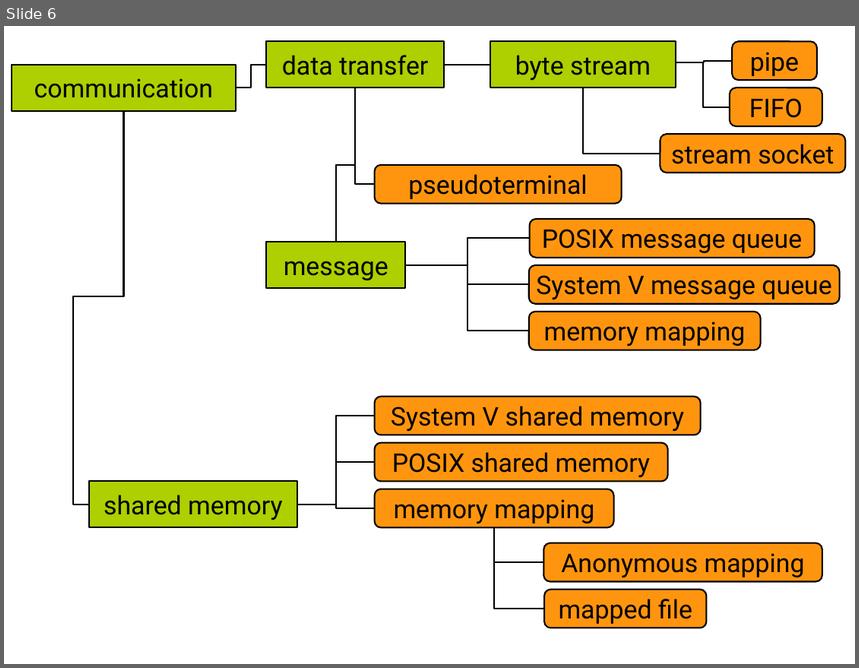
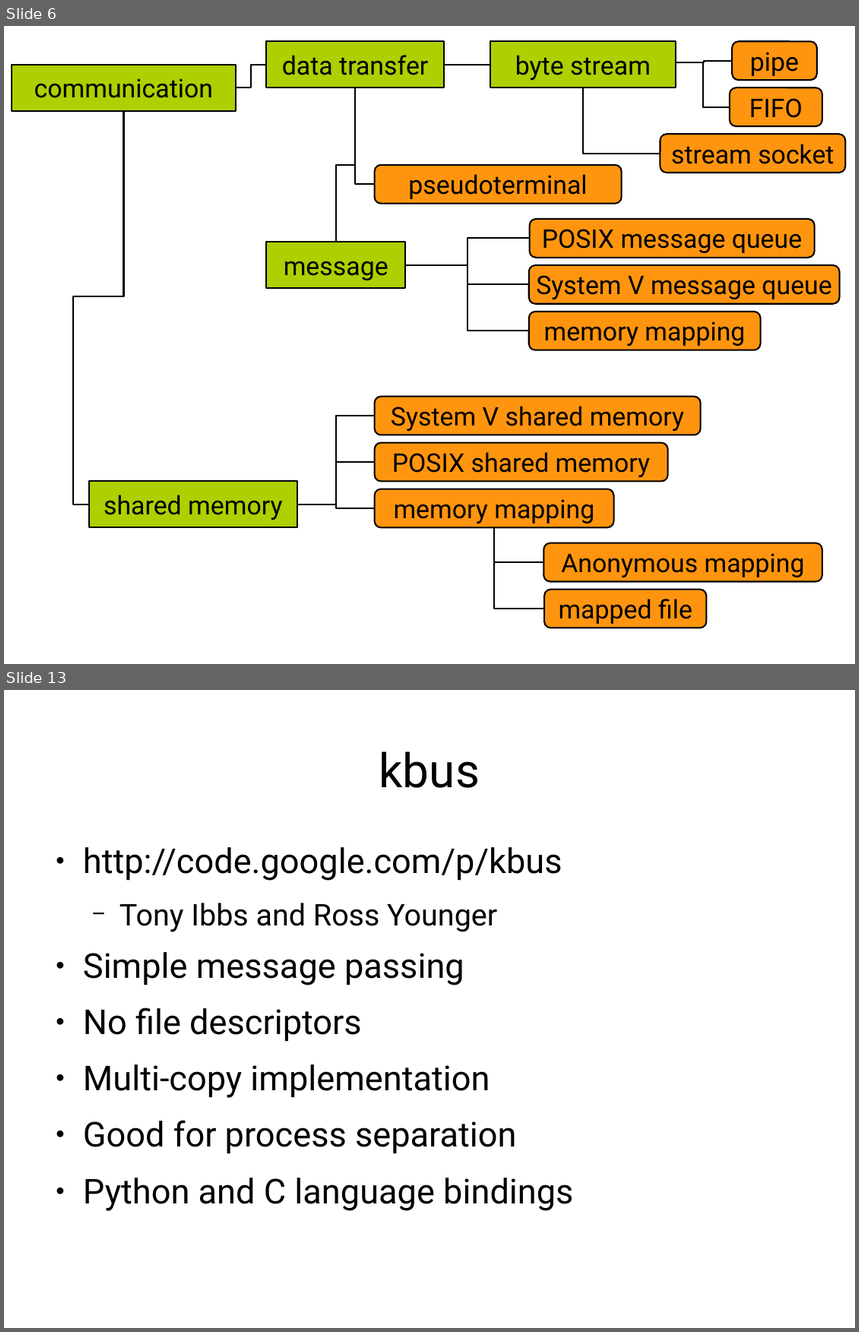
Before and after one commit to gregkh/presentation-kdbus, a slide deck: kdbus.odp. Shown one above the other, each under a label of ours: slide 6 before the commit, slides 6 and 13 after it; the slides between them are not shown. The pictures are 859x668 and 859x1332 pixels, drawn with LibreOffice and Linux fonts; fonts in the diff are those of the drawing. Boxes give left, top, right and bottom in pixels: in the first picture for what was removed or moved away, otherwise in the second. Text is boxed around its words. In the diff, an @@ line names an element or a change of style, - is before the commit and + after.

```diff
--- a/kdbus.odp
+++ b/kdbus.odp
@@ slide 13 added at <box>4,690,855,1328</box>, background #FFFFFF @@
@@ title added at <box>379,752,480,788</box>, 44 pt, text #000000 @@
+kbus
@@ text added at <box>83,847,573,1211</box>, 32 pt, text #000000 @@
+● http://code.google.com/p/kbus
+  − Tony Ibbs and Ross Younger
+● Simple message passing
+● No file descriptors
+● Multi-copy implementation
+● Good for process separation
+● Python and C language bindings
```
Also in this commit, not shown: 17 other slides added, 1 slide removed, 1 other file.
